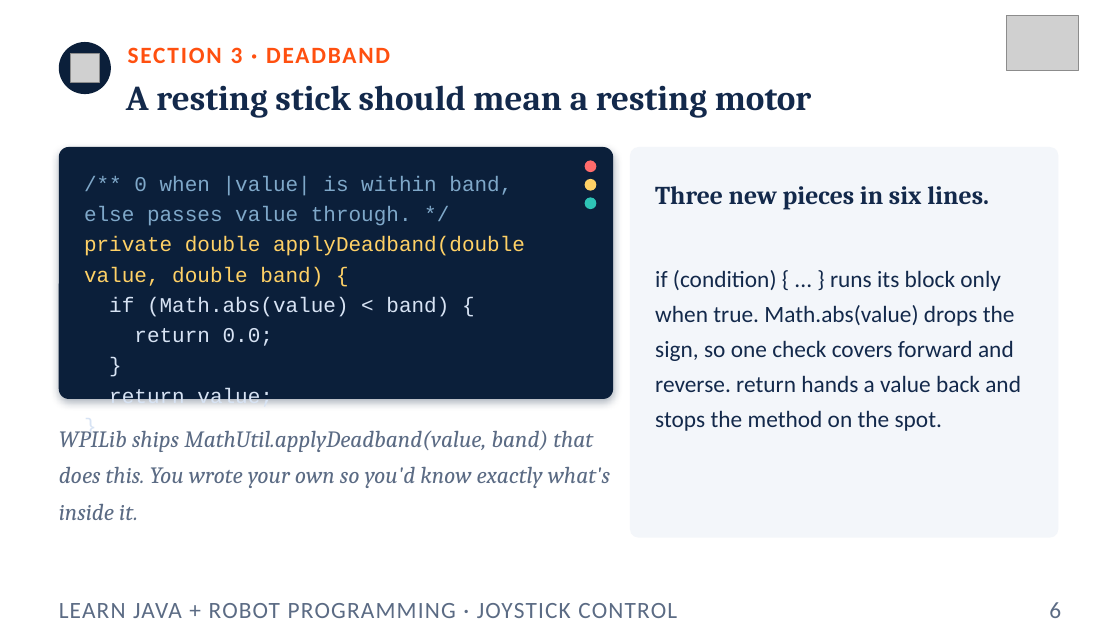
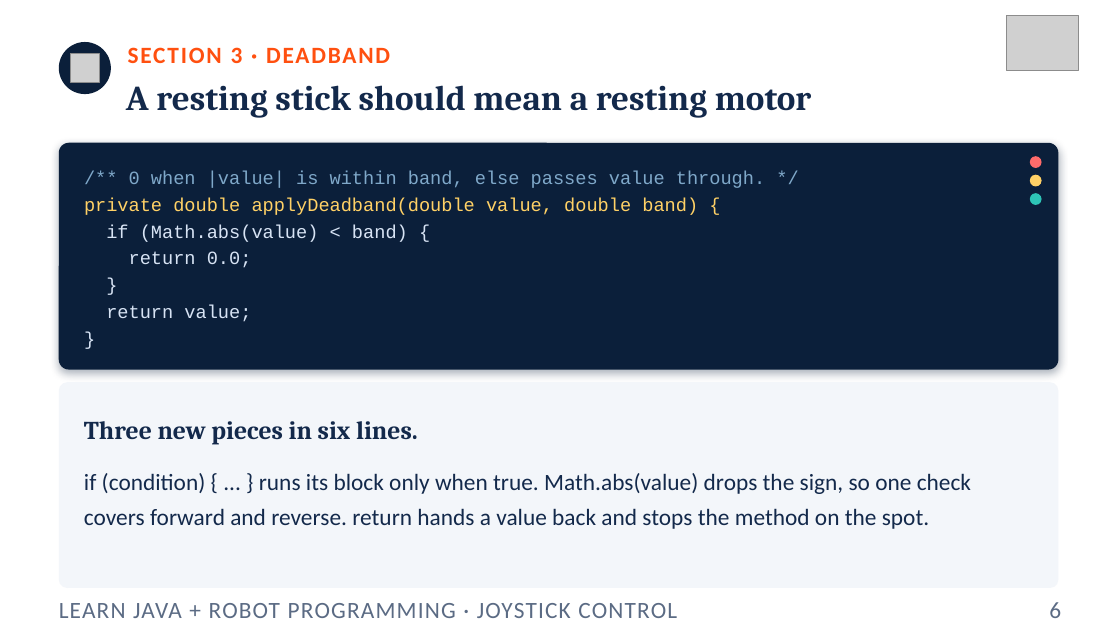
Before and after one commit to FRC5010/BasicRobotLessons, a slide deck: slide 6 of docs/presentations/v3/02-joystick-control.pptx. Drawn at 1120x630 pixels with LibreOffice and Linux fonts; fonts in the diff are those of the drawing; grey boxes stand for pictures. Boxes give left, top, right and bottom in pixels: in the first picture for what was removed or moved away, otherwise in the second. Text is boxed around its words. In the diff, an @@ line names an element or a change of style, - is before the commit and + after.

```diff
--- a/docs/presentations/v3/02-joystick-control.pptx
+++ b/docs/presentations/v3/02-joystick-control.pptx
@@ rounded rectangle: place and size @@
-rounded rectangle at (59, 147, 613, 399)
+rounded rectangle at (59, 143, 1059, 370)
@@ rounded rectangle at (59, 143, 1059, 370): proportions changed @@
@@ rounded rectangle removed at (630, 147, 1059, 538) @@
@@ text "/** 0 when |value| is ..." at (84, 171, 765, 322): size 18 to 16 pt @@
@@ 3 ellipses: place and size @@
-3 ellipses at (585, 160, 597, 209)
+3 ellipses at (1030, 156, 1042, 205)
@@ rounded rectangle added at (59, 382, 1059, 588), fill #F3F6FA @@
@@ text "Three new pieces in six ...": place and size @@
-text "Three new pieces in six ..." at (655, 186, 989, 209)
+text "Three new pieces in six ..." at (84, 421, 418, 444)
@@ text removed at (59, 430, 610, 520) @@
-WPILib ships MathUtil.applyDeadband(value, band) that does this. You wrote your own so you'd know exactly what's inside it.
@@ text "if (condition) { ... } ..." rewrapped from (655, 270, 1021, 431) to (84, 473, 971, 529) @@
```
Also in this commit, not shown: 3 other slides changed, 11 other files.
